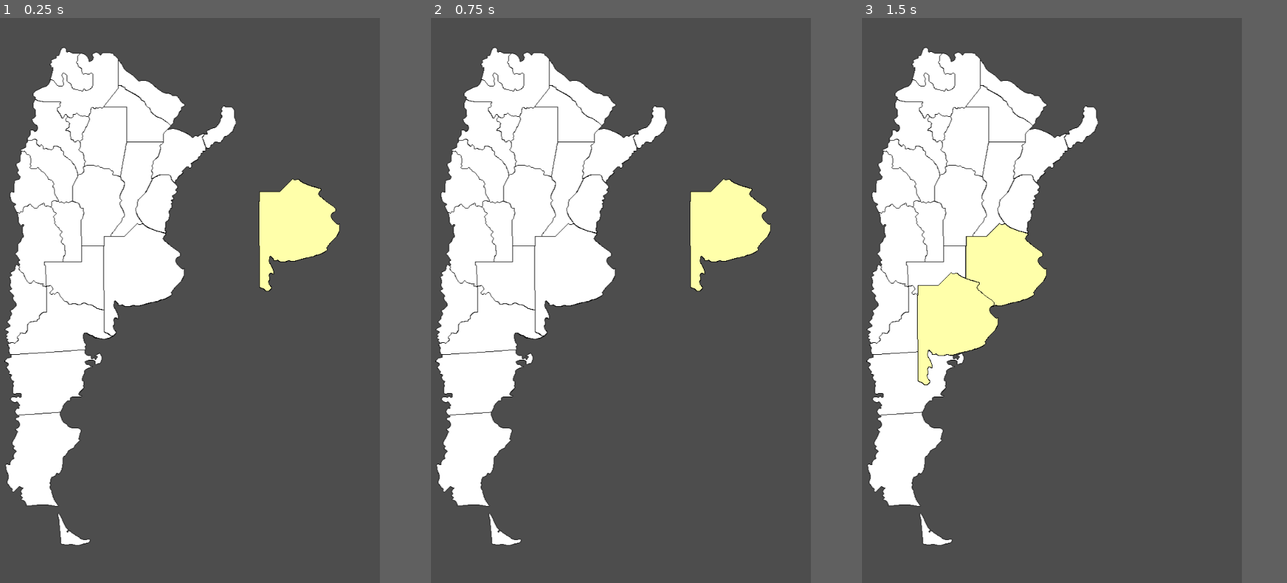
Above: before the commit, frames 1-3 (left to right).
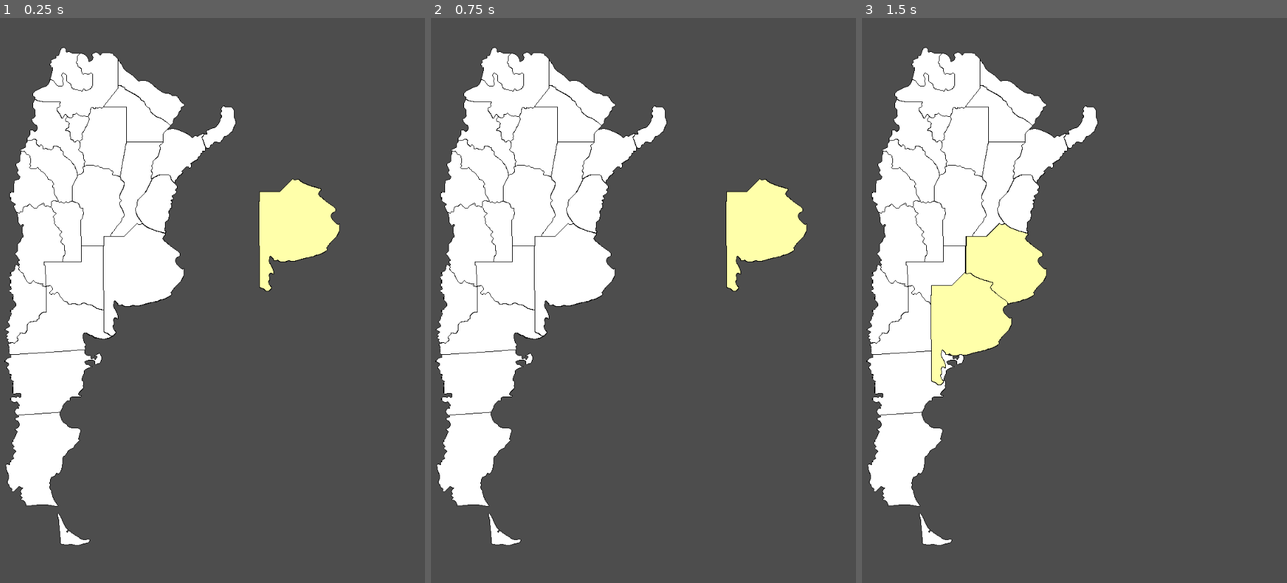
Above: after the commit, the same moments.

Repository: TheMaxcraft1/Argentina_Y_Sus_Provincias
Game: Godot game, scene res://Scenes/ModoTerritorio.tscn
The game is run twice, just before and just after one commit, with the same random seed, the same clock (stepped at 60 frames per second) and the same inputs. This scene is started directly instead of the project's main scene.
Inputs (mouse positions are in pixels of both pictures, inside the frame that each line leads up to):
- Up to frame 1 (0.25 s): no input
- Up to frame 2 (0.75 s): tap Enter at 0.5 s; move the mouse to (728, 232) at 0.52 s; press the mouse at (728, 232) at 0.53 s
- Up to frame 3 (1.5 s): tap Space at 1.25 s; move the mouse to (959, 328) at 1.27 s; release the mouse at (959, 328) at 1.28 s; click (959, 328) at 1.35 s
In our replay, the window is 576x800 before the commit and 640x800 after it. These sizes can differ from the game's own. Grey fills any space a smaller window leaves; there, only what the larger window draws over its background counts as a difference.

The runs differ from the first frame. In frame 1, 1.2% of the frame differs, in the area x 1-56%, y 5-94%; in frame 2, 3.9%, in the area x 1-89%, y 5-94%; in frame 3, 2.2%.

Commit message:
Modo Nombres Update

Diff:
--- /dev/null
+++ b/Scenes/ModoNombres.gd
@@ -0,0 +1,35 @@
+extends Node2D
+
+var score = 0
+
+
+# Called when the node enters the scene tree for the first time.
+func _ready():
+	pass # Replace with function body.
+
+
+# Called every frame. 'delta' is the elapsed time since the previous frame.
+func _process(delta):
+	pass
+
+
+func _on_buenos_aires_line_edit_text_submitted(txt):
+	var was_submitted = false
+
+	if txt.to_lower() == "buenos aires":
+		if was_submitted == false:
+			updateScoreLabel(100)
+			was_submitted = true
+	$BuenosAiresLineEdit.set_editable(false)
+	$BuenosAiresLineEdit.set_focus_mode(Control.FOCUS_NONE)
+
+
+func _on_entre_rios_line_edit_text_submitted(txt):
+	if txt.to_lower() == "entre ríos":
+		updateScoreLabel(100)
+	$EntreRiosLineEdit.set_editable(false)
+	$EntreRiosLineEdit.set_focus_mode(Control.FOCUS_NONE)
+
+func updateScoreLabel(points):
+	score += points
+	$HUD/ScoreLabel.set_text(str(score))
--- /dev/null
+++ b/Scenes/ModoNombres.tscn
@@ -0,0 +1,97 @@
+[gd_scene load_steps=6 format=3 uid="uid://tv2huern6bcx"]
+
+[ext_resource type="Script" path="res://Scenes/ModoNombres.gd" id="1_meqn4"]
+[ext_resource type="Texture2D" uid="uid://dm1olp325sedw" path="res://Textures/ArgentinaColores.png" id="1_omwkg"]
+[ext_resource type="FontFile" uid="uid://bhgv5tmtb36fc" path="res://Fonts/MinecraftRegular-Bmg3.otf" id="2_p83ph"]
+[ext_resource type="FontFile" uid="uid://bl5ehi4udgkic" path="res://Fonts/MinecraftItalic-R8Mo.otf" id="4_7g6e2"]
+[ext_resource type="Texture2D" uid="uid://va717iqqg8qv" path="res://Textures/PuntoProvincia.png" id="5_02cxq"]
+
+[node name="Node2D" type="Node2D"]
+script = ExtResource("1_meqn4")
+
+[node name="Argentina" type="Area2D" parent="."]
+position = Vector2(260, 493)
+metadata/_edit_group_ = true
+
+[node name="ArgentinaSprite" type="Sprite2D" parent="Argentina"]
+texture_filter = 1
+texture = ExtResource("1_omwkg")
+
+[node name="HUD" type="CanvasLayer" parent="."]
+
+[node name="ScoreLabel" type="Label" parent="HUD"]
+anchors_preset = 1
+anchor_left = 1.0
+anchor_right = 1.0
+offset_left = -40.0
+offset_bottom = 23.0
+grow_horizontal = 0
+size_flags_horizontal = 4
+theme_override_fonts/font = ExtResource("4_7g6e2")
+theme_override_font_sizes/font_size = 50
+text = "0"
+horizontal_alignment = 1
+
+[node name="EntreRiosLineEdit" type="LineEdit" parent="."]
+offset_left = 327.0
+offset_top = 320.0
+offset_right = 490.0
+offset_bottom = 353.0
+scale = Vector2(0.7, 0.7)
+theme_override_fonts/font = ExtResource("2_p83ph")
+theme_override_font_sizes/font_size = 24
+
+[node name="PuntoEntreRios" type="Sprite2D" parent="."]
+texture_filter = 1
+position = Vector2(320, 331)
+scale = Vector2(0.2, 0.2)
+texture = ExtResource("5_02cxq")
+
+[node name="BuenosAiresLineEdit" type="LineEdit" parent="."]
+offset_left = 267.0
+offset_top = 435.0
+offset_right = 430.0
+offset_bottom = 466.0
+scale = Vector2(0.7, 0.7)
+theme_override_fonts/font = ExtResource("2_p83ph")
+theme_override_font_sizes/font_size = 24
+context_menu_enabled = false
+
+[node name="PuntoBuenosAires" type="Sprite2D" parent="."]
+texture_filter = 1
+position = Vector2(260, 447)
+scale = Vector2(0.2, 0.2)
+texture = ExtResource("5_02cxq")
+
+[node name="CorrientesLineEdit" type="LineEdit" parent="."]
+offset_left = 363.0
+offset_top = 238.0
+offset_right = 526.0
+offset_bottom = 271.0
+scale = Vector2(0.7, 0.7)
+theme_override_fonts/font = ExtResource("2_p83ph")
+theme_override_font_sizes/font_size = 20
+
+[node name="PuntoCorrientes" type="Sprite2D" parent="."]
+texture_filter = 1
+position = Vector2(356, 250)
+scale = Vector2(0.2, 0.2)
+texture = ExtResource("5_02cxq")
+
+[node name="MisionesLineEdit" type="LineEdit" parent="."]
+offset_left = 454.0
+offset_top = 175.0
+offset_right = 617.0
+offset_bottom = 208.0
+scale = Vector2(0.7, 0.7)
+theme_override_fonts/font = ExtResource("2_p83ph")
+theme_override_font_sizes/font_size = 20
+
+[node name="PuntoMisiones" type="Sprite2D" parent="."]
+texture_filter = 1
+position = Vector2(447, 187)
+scale = Vector2(0.2, 0.2)
+texture = ExtResource("5_02cxq")
+
+[connection signal="text_submitted" from="EntreRiosLineEdit" to="." method="_on_entre_rios_line_edit_text_submitted"]
+[connection signal="text_submitted" from="BuenosAiresLineEdit" to="." method="_on_buenos_aires_line_edit_text_submitted"]
--- a/Scenes/ModoTerritorio.tscn
+++ b/Scenes/ModoTerritorio.tscn
@@ -18,6 +18,7 @@
 script = ExtResource("1_cop08")
 
 [node name="ArgentinaSprite" type="Sprite2D" parent="Argentina"]
+texture_filter = 1
 texture = ExtResource("1_imh8p")
 
 [node name="LaPampa" type="CollisionShape2D" parent="Argentina"]
--- a/project.godot
+++ b/project.godot
@@ -17,7 +17,7 @@
 
 [display]
 
-window/size/viewport_width=720
+window/size/viewport_width=800
 window/size/viewport_height=1000
 
 [input]
Binary file added: Fonts/MinecraftBold-nMK1.otf
Not shown, added: Fonts/MinecraftBold-nMK1.otf.import
Binary file added: Fonts/MinecraftBoldItalic-1y1e.otf
Not shown, added: Fonts/MinecraftBoldItalic-1y1e.otf.import
Binary file added: Fonts/MinecraftItalic-R8Mo.otf
Not shown, added: Fonts/MinecraftItalic-R8Mo.otf.import
Binary file added: Fonts/MinecraftRegular-Bmg3.otf
Not shown, added: Fonts/MinecraftRegular-Bmg3.otf.import
Binary file added: Textures/PuntoProvincia.png
Not shown, added: Textures/PuntoProvincia.png.import
